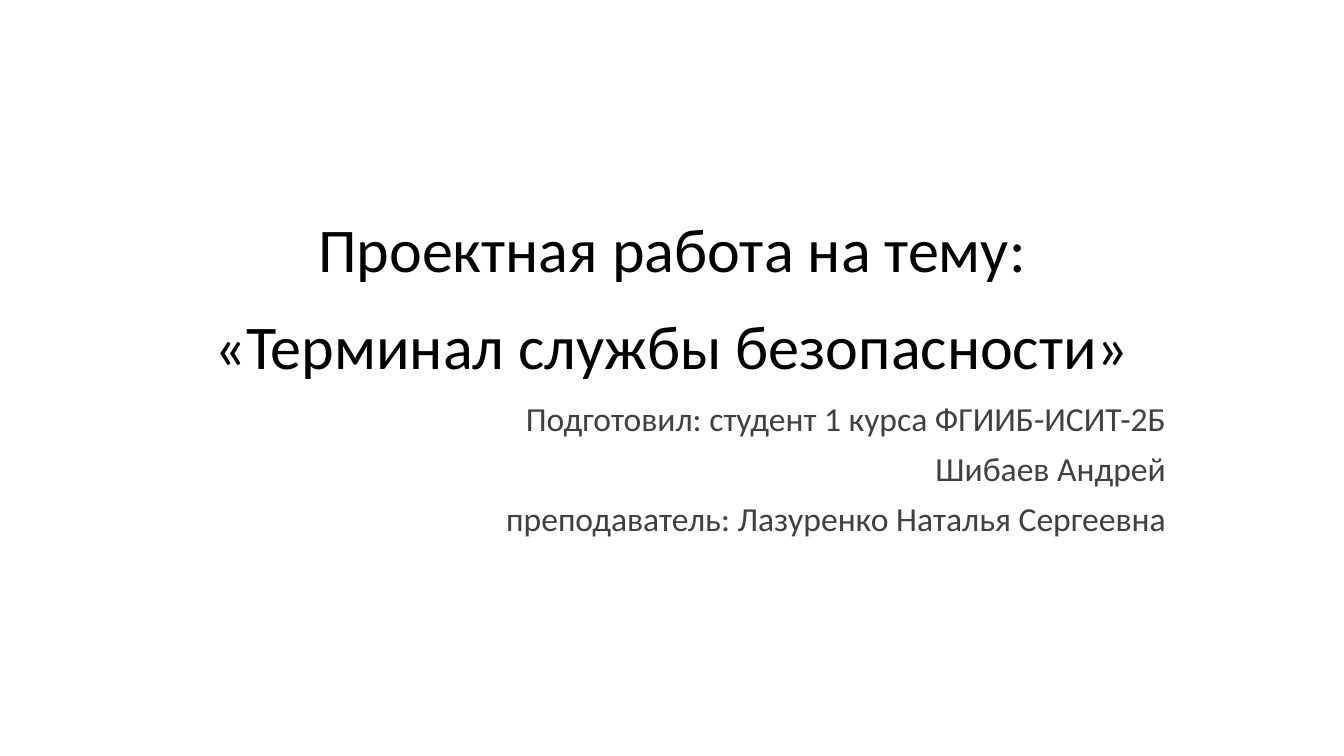
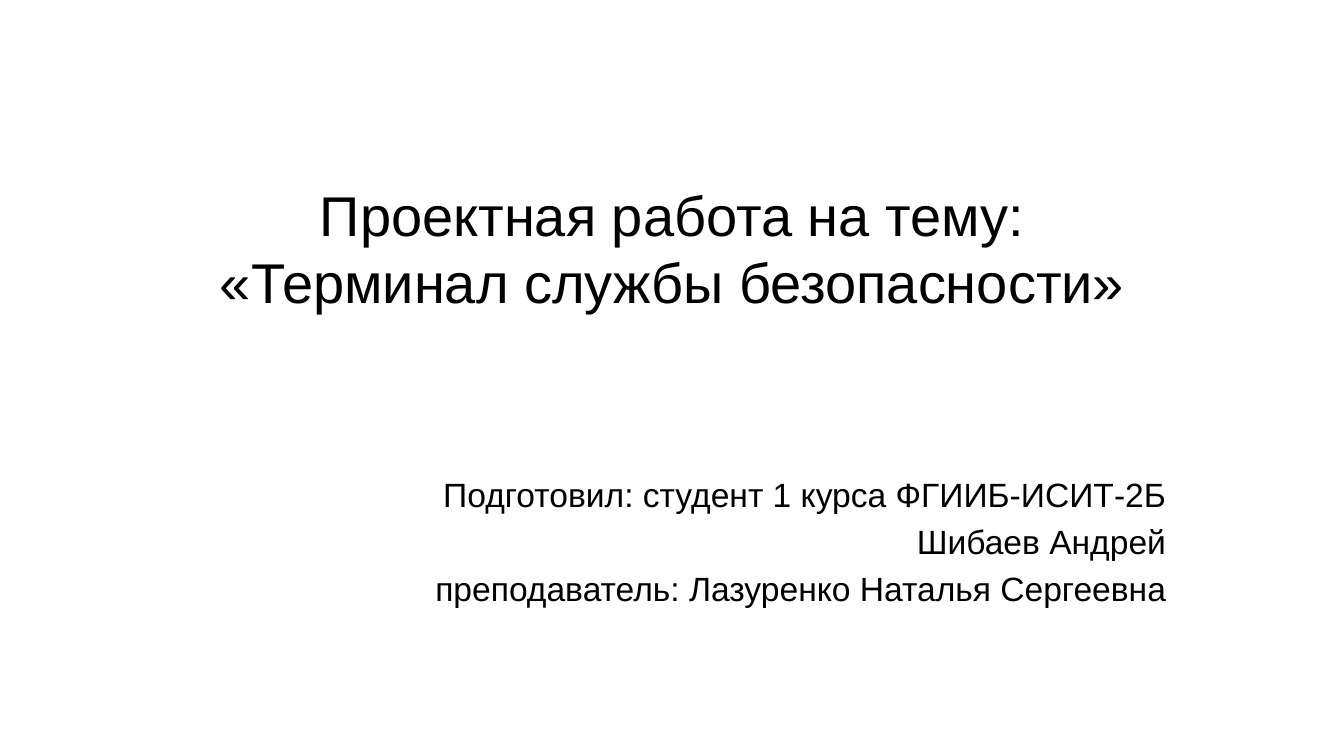
Before and after one commit to Asphie/Asphie, a slide deck: slide 1 of Проектная работа ЯП.pptx. Drawn at 1344x756 pixels with LibreOffice and Linux fonts; fonts in the diff are those of the drawing. Boxes give left, top, right and bottom in pixels: in the first picture for what was removed or moved away, otherwise in the second. Text is boxed around its words. In the diff, an @@ line names an element or a change of style, - is before the commit and + after.

```diff
--- a/Проектная работа ЯП.pptx
+++ b/Проектная работа ЯП.pptx
@@ title "Проектная работа на тему: «Терминал ...": place and size @@
-title "Проектная работа на тему: «Терминал ..." at [214, 229, 1129, 379]
+title "Проектная работа на тему: «Терминал ..." at [220, 195, 1124, 313]
@@ title "Проектная работа на тему: «Терминал ..." at [220, 195, 1124, 313]: size 44.5 to 40 pt, font Calibri to Arial; line spacing 1.3 to 1 @@
@@ subtitle "Подготовил: студент 1 курса ФГИИБ-ИСИТ-2Б" at [435, 483, 1166, 608]: font Calibri to Arial, text colour #404040 to #000000; line spacing 0.9 to 1; less space between paragraphs @@
```
Also in this commit, not shown: 10 other slides changed, 1 slide added.
